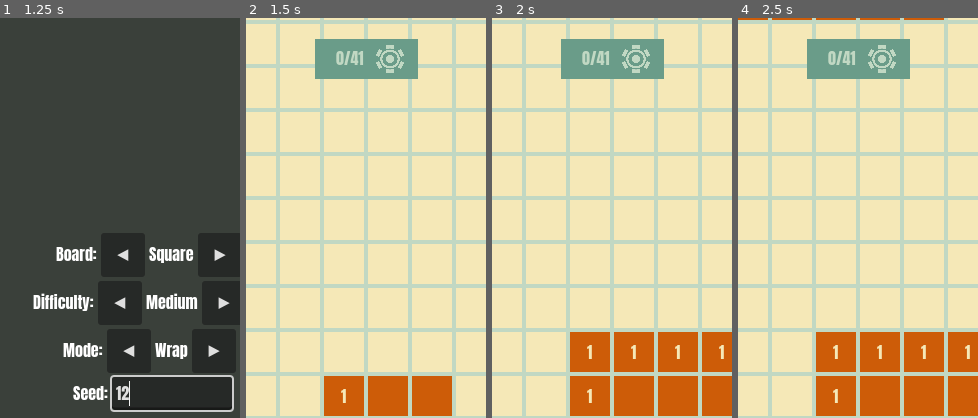
Above: before the commit, frames 1-4 (left to right).
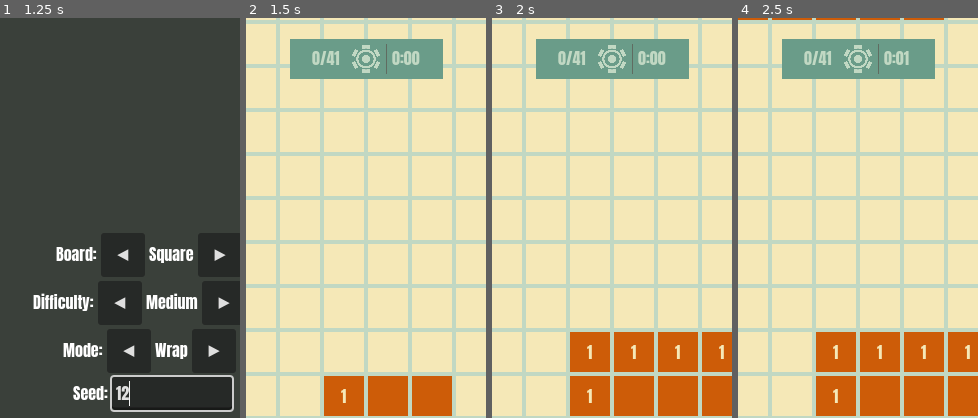
Above: after the commit, the same moments.

Repository: Kape99/mine-sweeper
Game: Godot game, scene res://Scenes/base.tscn
The game is run twice, just before and just after one commit, with the same random seed, the same clock (stepped at 60 frames per second) and the same inputs.
Inputs (mouse positions are % of the whole screen's width and height, from its top left):
- Up to frame 1 (1.25 s): click (61, 47) at 0.52 s; type "12" at 0.6 s
- Up to frame 2 (1.5 s): click "PLAY" at 1.25 s
- Up to frame 3 (2 s): no input
- Up to frame 4 (2.5 s): click (50, 91) at 2 s
The pictures show only the part of the screen within x 25-75%, y 0-50%; the shares and areas given below are measured in that part.

Frame 1 is identical in both runs. In frame 2, 3.3% of the frame differs, in the area x 18-83%, y 5-16%; in frame 3, 3.3%; in frame 4, 3.3%.

Commit message:
timer and final screen update

Diff:
--- a/Scenes/base.tscn
+++ b/Scenes/base.tscn
@@ -87,9 +87,17 @@
 
 [node name="MainTitle" type="Label" parent="GUI/Screen/FinalScreen/BlurPanel/CenterContainer/VBoxContainer" unique_id=1240398921]
 layout_mode = 2
+theme_override_colors/font_color = Color(0.08, 0.1, 0.09, 1)
 theme_override_font_sizes/font_size = 32
 text = "Oh no!
 Try again"
+horizontal_alignment = 1
+vertical_alignment = 1
+
+[node name="RecapLabel" type="Label" parent="GUI/Screen/FinalScreen/BlurPanel/CenterContainer/VBoxContainer"]
+layout_mode = 2
+theme_override_colors/font_color = Color(0.08, 0.1, 0.09, 1)
+text = ""
 horizontal_alignment = 1
 vertical_alignment = 1
 
@@ -108,6 +116,9 @@
 offset_bottom = -16.0
 grow_horizontal = 2
 grow_vertical = 0
+theme_override_colors/font_hover_color = Color(0.08, 0.1, 0.09, 1)
+theme_override_colors/font_pressed_color = Color(0.08, 0.1, 0.09, 1)
+theme_override_colors/font_color = Color(0.08, 0.1, 0.09, 1)
 text = "Back to Menu"
 
 [node name="ScreensContainer" type="Control" parent="GUI" unique_id=1715830744]
--- a/Scenes/board_gui.tscn
+++ b/Scenes/board_gui.tscn
@@ -72,9 +72,9 @@
 anchors_preset = 5
 anchor_left = 0.5
 anchor_right = 0.5
-offset_left = -51.5
+offset_left = -76.5
 offset_top = 11.0
-offset_right = 51.5
+offset_right = 76.5
 offset_bottom = 51.0
 grow_horizontal = 2
 
@@ -86,9 +86,9 @@
 anchor_top = 0.5
 anchor_right = 0.5
 anchor_bottom = 0.5
-offset_left = -37.5
+offset_left = -62.5
 offset_top = -14.0
-offset_right = 37.5
+offset_right = 62.5
 offset_bottom = 14.0
 grow_horizontal = 2
 grow_vertical = 2
@@ -108,5 +108,14 @@
 expand_mode = 2
 stretch_mode = 4
 
+[node name="VSeparator" type="VSeparator" parent="ColorRect/ScoreBox"]
+layout_mode = 2
+
+[node name="TimerLabel" type="Label" parent="ColorRect/ScoreBox"]
+layout_mode = 2
+size_flags_horizontal = 3
+text = "0:00"
+vertical_alignment = 1
+
 [connection signal="pressed" from="PauseButton" to="." method="_on_pause_pressed"]
 [connection signal="pressed" from="Reset" to="." method="_on_reset_pressed"]
--- a/Scripts/Board/base_board.gd
+++ b/Scripts/Board/base_board.gd
@@ -692,6 +692,17 @@
 	return new_tween
 
 
+## Number of correctly flagged mines (flags on safe cells don't count).
+func count_defused_mines() -> int:
+	var count: int = 0
+	for row: int in rows:
+		for col: int in cols:
+			var cell: CellBase = board_state[row][col]
+			if cell.is_defused() and cell.is_mine():
+				count += 1
+	return count
+
+
 ## At game over (win or loss), highlights every flagged cell that held
 ## no mine, so the player sees which of their flags were mistakes.
 func _reveal_wrong_defuses() -> void:
--- a/Scripts/GUI/board_gui.gd
+++ b/Scripts/GUI/board_gui.gd
@@ -1,9 +1,11 @@
-## In-game HUD displaying the defused mines counter and a reset button.
+## In-game HUD displaying the defused mines counter, the game timer, and
+## a reset button.
 class_name BoardGUI
 extends Control
 
 @onready var _score_box: Control = $ColorRect/ScoreBox
 @onready var _score_tracker: Label = $ColorRect/ScoreBox/ScoreTracker
+@onready var _timer_label: Label = $ColorRect/ScoreBox/TimerLabel
 
 ## Emitted when the player presses the reset button.
 signal reset
@@ -25,9 +27,55 @@
 		_update_score()
 
 
+## Millisecond timestamp when the current game started (see
+## [method start_timer]).
+var _timer_start_msec: int = 0
+
+## Whether the game timer is counting.
+var _timer_running: bool = false
+
+## Timer value frozen at [method stop_timer] (seconds).
+var _elapsed_seconds: int = 0
+
+
 func _ready() -> void:
 	$ColorRect.color = GlobalState.accent_color
 	_score_box.modulate = GlobalState.background_color
+
+
+func _process(_delta: float) -> void:
+	if _timer_running:
+		_update_timer()
+
+
+## Starts the game timer from zero. Called when the game starts.
+func start_timer() -> void:
+	_timer_start_msec = Time.get_ticks_msec()
+	_elapsed_seconds = 0
+	_timer_running = true
+	_update_timer()
+
+
+## Stops the game timer (game over), freezing the displayed time.
+func stop_timer() -> void:
+	_elapsed_seconds = elapsed_seconds()
+	_timer_running = false
+
+
+## Seconds on the game timer: live while running, frozen once stopped.
+func elapsed_seconds() -> int:
+	if _timer_running:
+		return (Time.get_ticks_msec() - _timer_start_msec) / 1000
+	return _elapsed_seconds
+
+
+## Formats [param total_seconds] as M:SS (timer and end-screen recap).
+static func format_time(total_seconds: int) -> String:
+	return "%d:%02d" % [total_seconds / 60, total_seconds % 60]
+
+
+func _update_timer() -> void:
+	_timer_label.text = format_time(elapsed_seconds())
 
 
 func _update_score() -> void:
--- a/Scripts/Tests/test_ui_layout.gd
+++ b/Scripts/Tests/test_ui_layout.gd
@@ -67,6 +67,9 @@
 	base._handle_back_button()
 	base._game_finished(false, 0.0)
 	await _settle()
+	assert_false((hud as BoardGUI)._timer_running, "Timer stops at game over")
+	var recap: Label = base.get_node("GUI/Screen/FinalScreen/BlurPanel/CenterContainer/VBoxContainer/RecapLabel")
+	assert_true(recap.text.contains("mines found"), "End screen recaps mines found and time")
 	var final_screen: Control = base.get_node("GUI/Screen/FinalScreen")
 	assert_eq(final_screen.mouse_filter, Control.MOUSE_FILTER_IGNORE,
 		"End screen lets input through outside its panel (board stays pannable)")
--- a/Scripts/base.gd
+++ b/Scripts/base.gd
@@ -11,6 +11,7 @@
 @onready var _defuse_button: TextureButton = $GUI/Screen/BoardGUI/DefuseButton
 @onready var _final_screen: Control = $GUI/Screen/FinalScreen
 @onready var _final_title: Label = $GUI/Screen/FinalScreen/BlurPanel/CenterContainer/VBoxContainer/MainTitle
+@onready var _final_recap: Label = $GUI/Screen/FinalScreen/BlurPanel/CenterContainer/VBoxContainer/RecapLabel
 
 var _triangle_board_scene: PackedScene = load("res://Scenes/Board/triangle_board.tscn")
 var _square_board_scene: PackedScene = load("res://Scenes/Board/square_board.tscn")
@@ -149,6 +150,12 @@
 
 func _game_finished(is_win: bool, _time: float) -> void:
 	_final_title.text = "Good job!" if is_win else "Oh no!"
+	_board_gui.stop_timer()
+	var time_text: String = BoardGUI.format_time(_board_gui.elapsed_seconds())
+	if is_win:
+		_final_recap.text = "All %d mines found in %s" % [_board.mines, time_text]
+	else:
+		_final_recap.text = "%d of %d mines found in %s" % [_board.count_defused_mines(), _board.mines, time_text]
 	_board_gui.visible = false
 	_final_screen.visible = true
 
@@ -189,6 +196,7 @@
 
 func _game_started(mine_count: int) -> void:
 	_board_gui.visible = true
+	_board_gui.start_timer()
 	_board_gui.total_mines = mine_count
 
 
